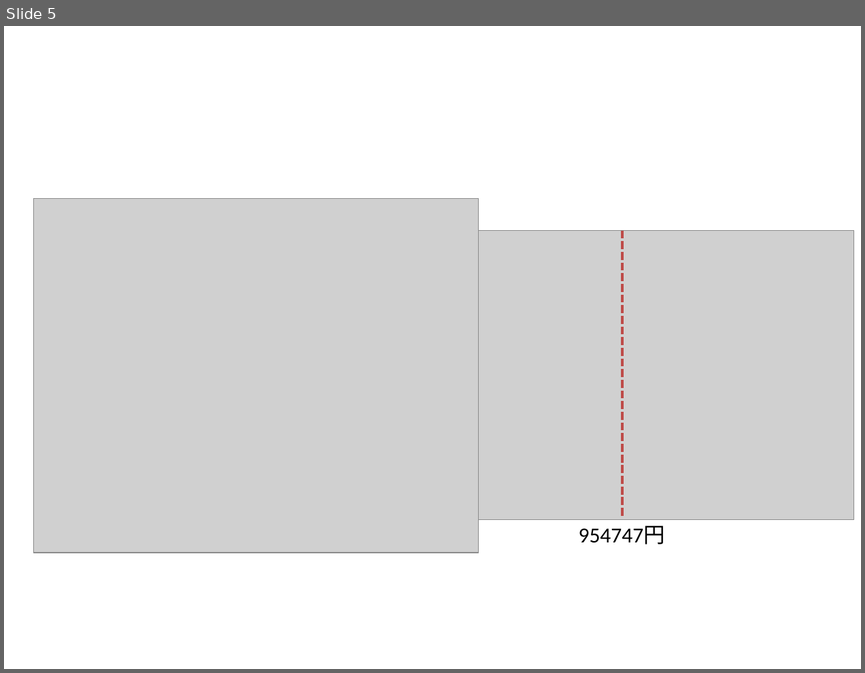
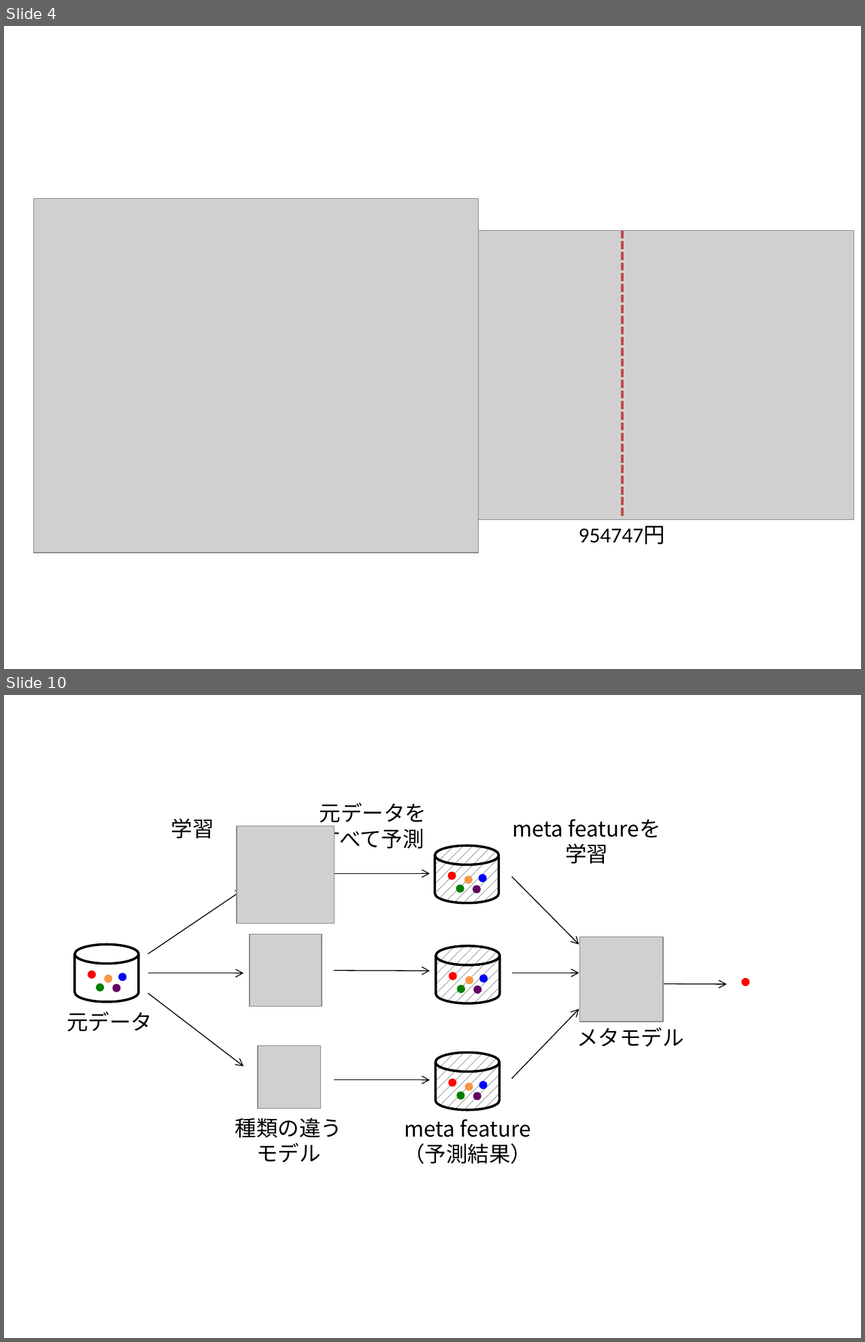
Before and after one commit to MiraiChino/slide, a slide deck: ensemble/img/sozai.pptx. Shown one above the other, each under a label of ours: slide 5 before the commit, slides 4 and 10 after it; the slides between them are not shown. The pictures are 865x673 and 865x1342 pixels, drawn with LibreOffice and Linux fonts; fonts in the diff are those of the drawing; grey boxes stand for pictures. Boxes give left, top, right and bottom in pixels: in the first picture for what was removed or moved away, otherwise in the second. Text is boxed around its words. In the diff, an @@ line names an element or a change of style, - is before the commit and + after.

```diff
--- a/ensemble/img/sozai.pptx
+++ b/ensemble/img/sozai.pptx
@@ slide 10 added at <box>4,695,861,1338</box>, background #FFFFFF @@
@@ group added at <box>67,802,749,1164</box>: 21 ellipses, 10 arrows, 7 texts, 4 cylinders, 4 pictures @@
+元データ
+学習
+元データを
+すべて予測
+種類の違う
+モデル
+メタモデル
+meta feature
+（予測結果）
+meta featureを
+学習
@@ what was slide 5 is now slide 4 @@
```
Also in this commit, not shown: 5 other slides added, 1 slide removed, 6 other files.
